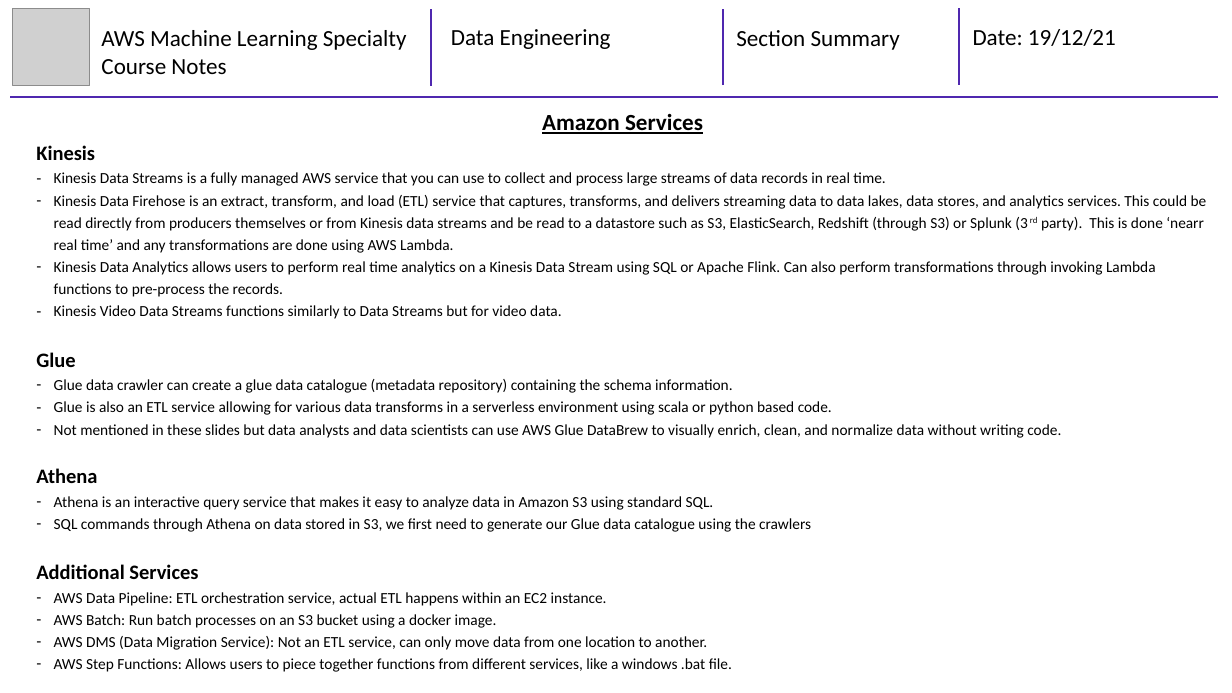
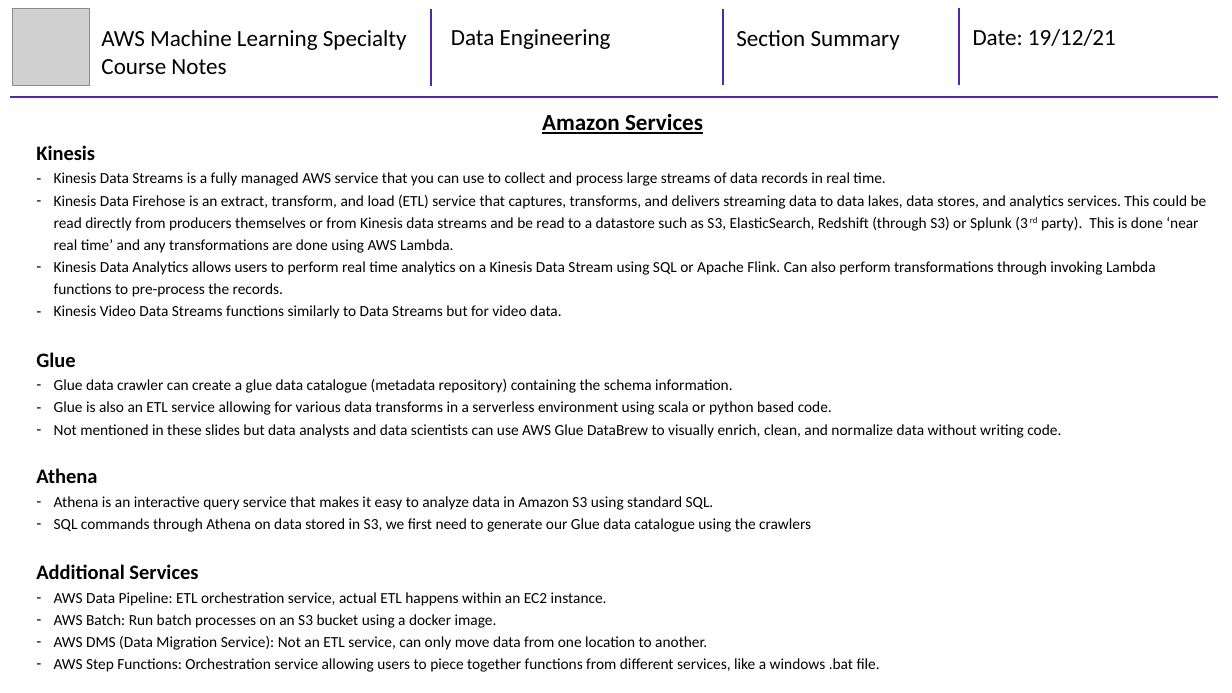
Before and after one commit to mhaythornthwaite/Testing_ML_Algorithms, a slide deck: slide 1 of AWS Machine Learning Specialty/Course Notes/2_MJH_Data_Engineering_Course_Notes.pptx. Drawn at 1232x693 pixels with LibreOffice and Linux fonts; fonts in the diff are those of the drawing; grey boxes stand for pictures. Boxes give left, top, right and bottom in pixels: in the first picture for what was removed or moved away, otherwise in the second. Text is boxed around its words. In the diff, an @@ line names an element or a change of style, - is before the commit and + after.

```diff
--- a/AWS Machine Learning Specialty/Course Notes/2_MJH_Data_Engineering_Course_Notes.pptx
+++ b/AWS Machine Learning Specialty/Course Notes/2_MJH_Data_Engineering_Course_Notes.pptx
@@ text at bbox=[54, 195, 1207, 253]: text changed @@
-– Kinesis Data Firehose is an extract, transform, and load (ETL) service that captures, transforms, and delivers streaming data to data lakes, data stores, and analytics services. This could be read directly from producers themselves or from Kinesis data streams and be read to a datastore such as S3, ElasticSearch, Redshift (through S3) or Splunk (3rd party). This is done ‘nearr real time’ and any transformations are done using AWS Lambda.
+– Kinesis Data Firehose is an extract, transform, and load (ETL) service that captures, transforms, and delivers streaming data to data lakes, data stores, and analytics services. This could be read directly from producers themselves or from Kinesis data streams and be read to a datastore such as S3, ElasticSearch, Redshift (through S3) or Splunk (3rd party). This is done ‘near real time’ and any transformations are done using AWS Lambda.
@@ text at bbox=[54, 658, 880, 672]: text changed @@
-– AWS Step Functions: Allows users to piece together functions from different services, like a windows .bat file.
+– AWS Step Functions: Orchestration service allowing users to piece together functions from different services, like a windows .bat file.
```
Also in this commit, not shown: 1 other file.
